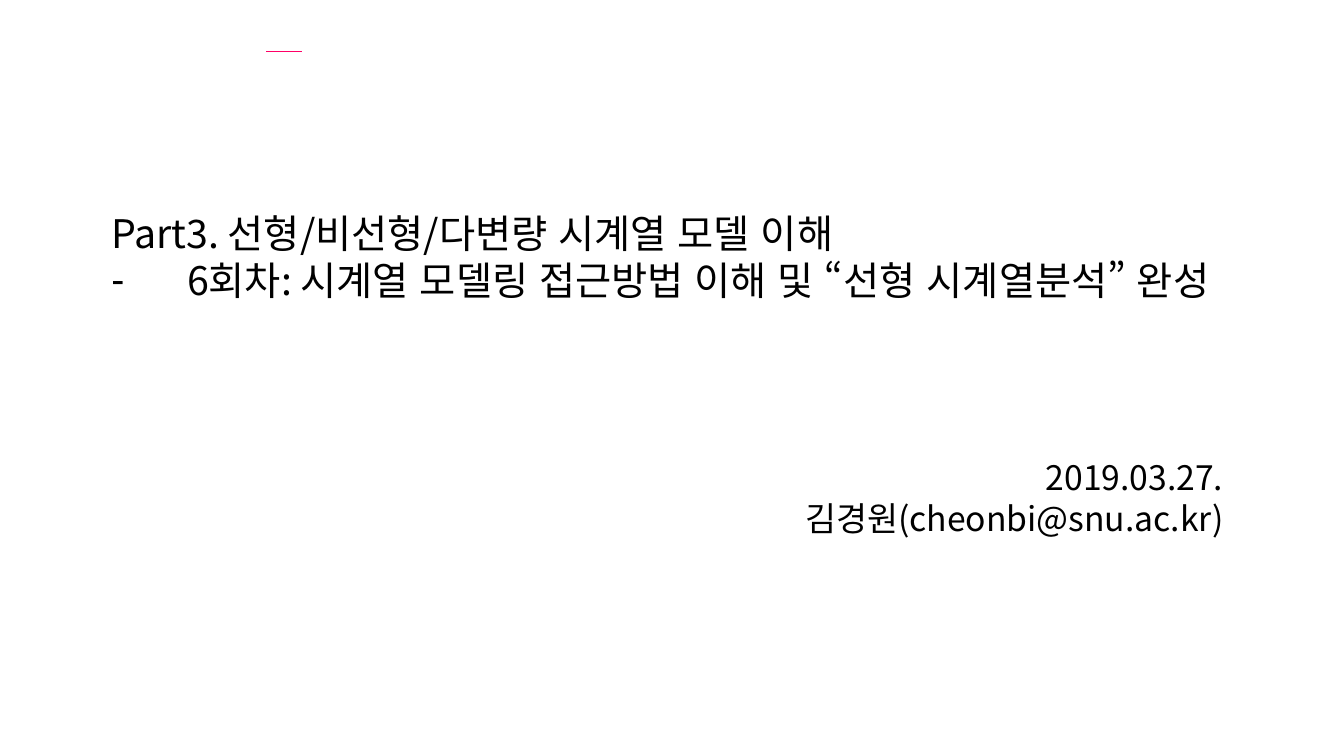
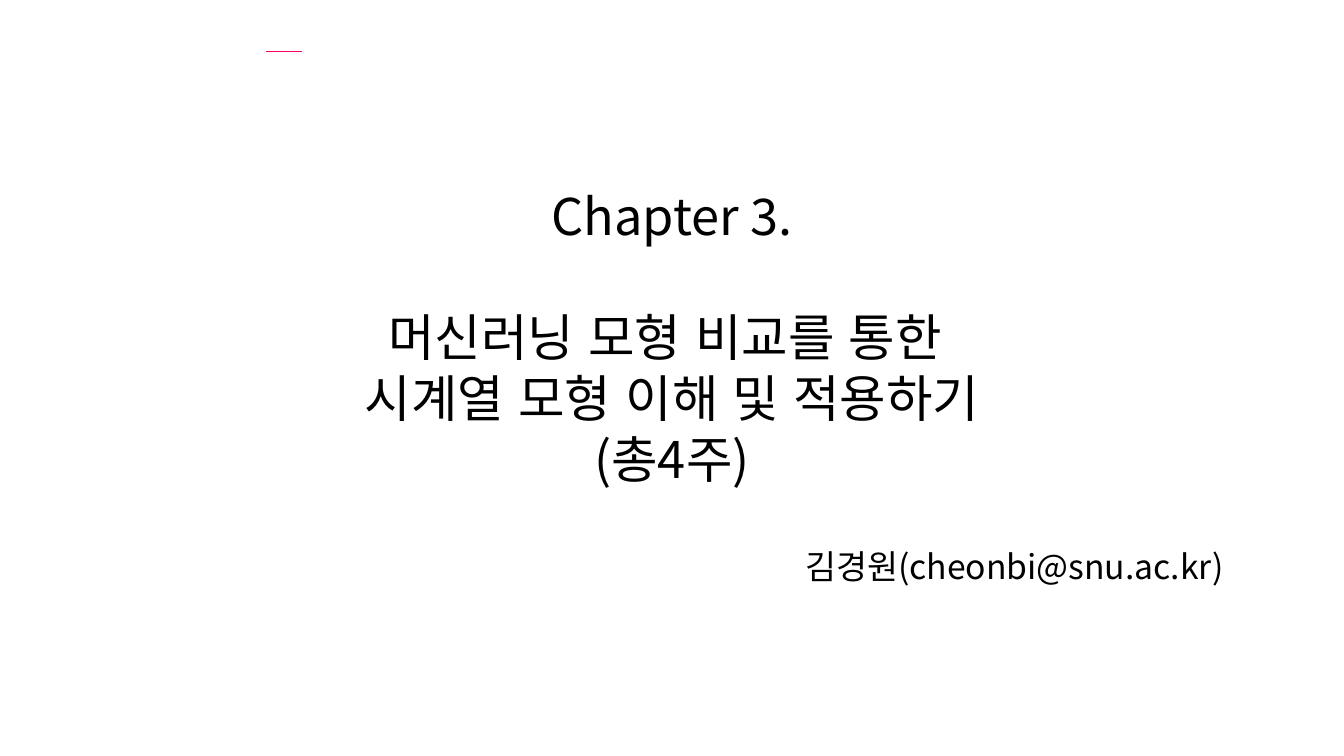
Before and after one commit to heycwkim/TimeSeriesAnalysis, a slide deck: slide 1 of Shared/[패스트캠퍼스] 6강의자료_김경원박사.pptx. Drawn at 1344x756 pixels with LibreOffice and Linux fonts; fonts in the diff are those of the drawing; background and template pictures are left out. Boxes give left, top, right and bottom in pixels: in the first picture for what was removed or moved away, otherwise in the second. Text is boxed around its words. In the diff, an @@ line names an element or a change of style, - is before the commit and + after.

```diff
--- a/Shared/[패스트캠퍼스] 6강의자료_김경원박사.pptx
+++ b/Shared/[패스트캠퍼스] 6강의자료_김경원박사.pptx
@@ text added at <box>365,194,979,488</box>, 36 pt, text #000000 @@
+Chapter 3.
+머신러닝 모형 비교를 통한
+시계열 모형 이해 및 적용하기
+(총4주)
@@ text removed at <box>111,215,1209,298</box> @@
-Part3. 선형/비선형/다변량 시계열 모델 이해
-– 6회차: 시계열 모델링 접근방법 이해 및 “선형 시계열분석” 완성
@@ text at <box>1046,465,1224,491</box>: paragraph removed @@
-2019.03.27.
@@ text "김경원(cheonbi@snu.ac.kr)": place and size @@
-text "김경원(cheonbi@snu.ac.kr)" at <box>805,465,1224,538</box>
+text "김경원(cheonbi@snu.ac.kr)" at <box>805,551,1223,586</box>
```
Also in this commit, not shown: 5 other slides changed, 1 slide added, 14 slides removed, 11 other files.
